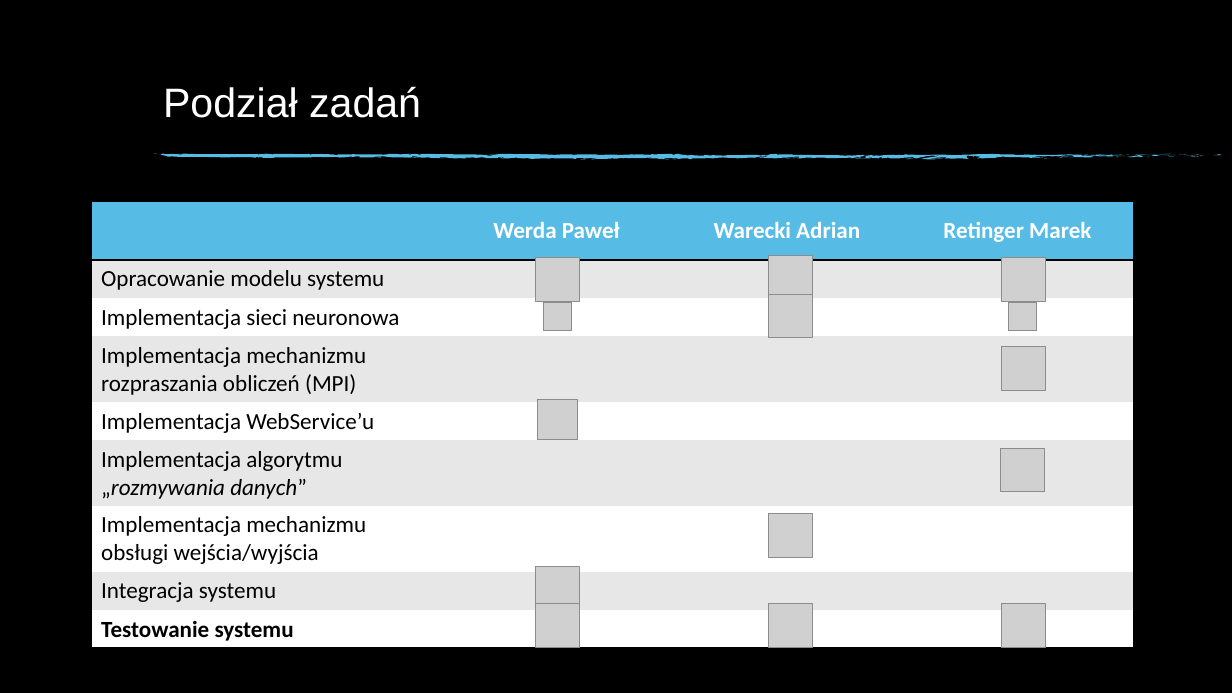
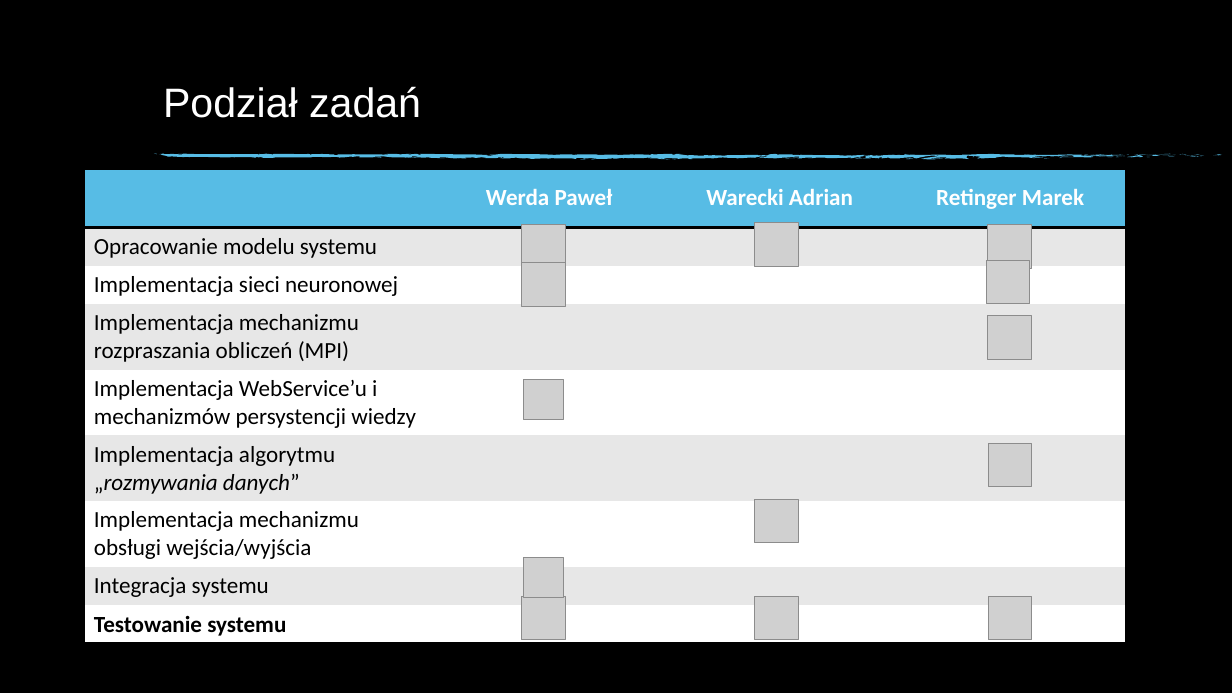
Before and after one commit to primu/BSEProjekt, a slide deck: slide 13 of presentation/PR_1_1.pptx (slide 14 before the commit). Drawn at 1232x693 pixels with LibreOffice and Linux fonts; fonts in the diff are those of the drawing; grey boxes stand for pictures; background and template pictures are left out. Boxes give left, top, right and bottom in pixels: in the first picture for what was removed or moved away, otherwise in the second. Text is boxed around its words. In the diff, an @@ line names an element or a change of style, - is before the commit and + after.

```diff
--- a/presentation/PR_1_1.pptx
+++ b/presentation/PR_1_1.pptx
@@ table at (x1=85, y1=168, x2=1125, y2=640) @@
-row 3, column 1: Implementacja sieci neuronowa
+row 3, column 1: Implementacja sieci neuronowej
-row 5, column 1: Implementacja WebService’u
+row 5, column 1: Implementacja WebService’u i mechanizmów persystencji wiedzy
@@ table resized from (x1=92, y1=201, x2=1132, y2=646) to (x1=85, y1=168, x2=1125, y2=640) @@
@@ 3 pictures moved together from (x1=536, y1=256, x2=1045, y2=301) to (x1=522, y1=223, x2=1031, y2=268) @@
@@ picture moved from (x1=769, y1=295, x2=812, y2=338) to (x1=521, y1=262, x2=565, y2=306) @@
@@ picture moved from (x1=1002, y1=347, x2=1045, y2=390) to (x1=986, y1=261, x2=1030, y2=304) @@
@@ picture removed at (x1=543, y1=302, x2=572, y2=331) @@
@@ picture moved from (x1=535, y1=567, x2=579, y2=610) to (x1=988, y1=316, x2=1031, y2=360) @@
@@ picture removed at (x1=1008, y1=303, x2=1037, y2=332) @@
@@ picture moved from (x1=538, y1=399, x2=578, y2=439) to (x1=523, y1=380, x2=563, y2=420) @@
@@ picture moved from (x1=1001, y1=448, x2=1044, y2=492) to (x1=988, y1=444, x2=1031, y2=487) @@
@@ picture moved from (x1=769, y1=514, x2=812, y2=557) to (x1=755, y1=499, x2=799, y2=543) @@
@@ picture added at (x1=524, y1=557, x2=564, y2=597) @@
@@ 3 pictures moved together from (x1=535, y1=604, x2=1045, y2=648) to (x1=521, y1=596, x2=1031, y2=640) @@
```
Also in this commit, not shown: 1 slide removed.
